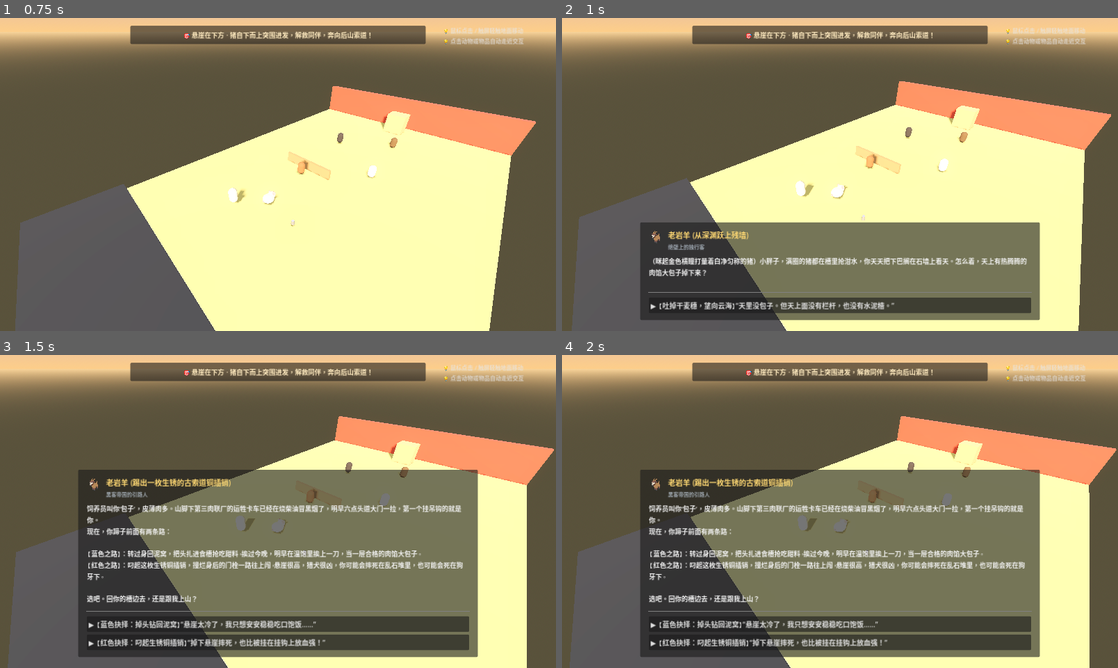
Above: before the commit, frames 1-4 (two rows, left to right).
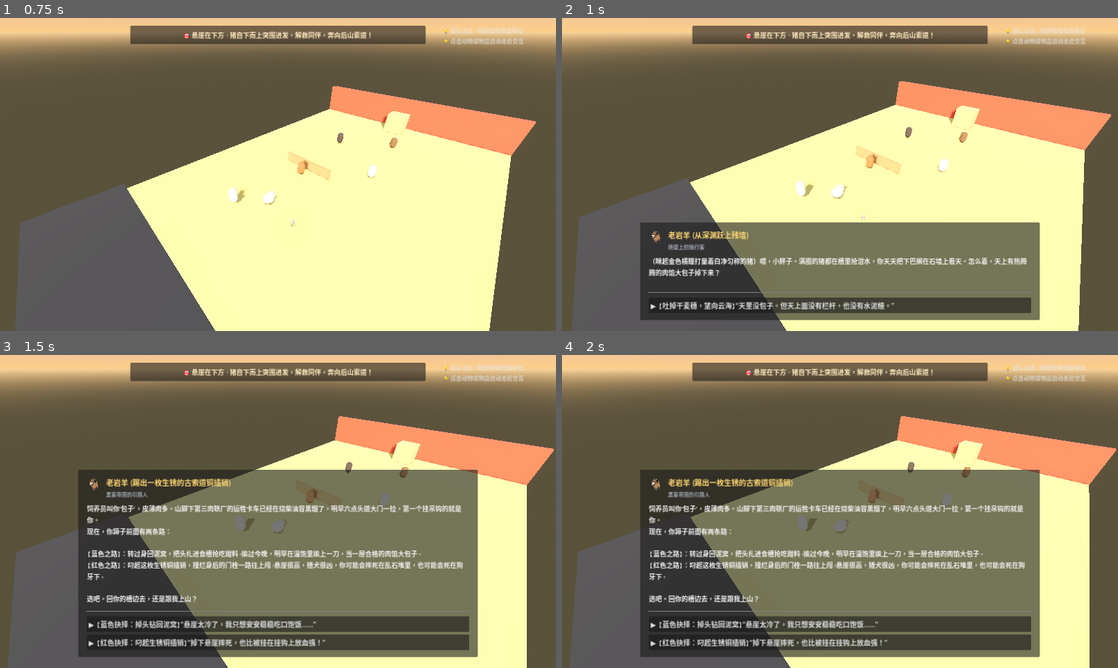
Above: after the commit, the same moments.

Repository: chenzhaoxuan0/piggame
Game: Godot game, scene res://scenes/ui/character_selection.tscn
Two runs of this game, one before a commit and one after it. Both use one fixed random seed, a clock stepped at 60 frames per second and the inputs below.
Inputs:
- Up to frame 1 (0.75 s): click "做特立独行的猪 (开始)" at 0.5 s
- Up to frame 2 (1 s): no input
- Up to frame 3 (1.5 s): click "▶ 【吐掉干麦穗，望向云海】'天里没包子。但天上面没有栏杆…" at 1.25 s
- Up to frame 4 (2 s): no input

Frame 1 is identical in both runs. In frame 2, 0.8% of the frame differs, in the area x 15-84%, y 76-83%; in frame 3, less than 0.1%; in frame 4, less than 0.1%.

Commit message:
feat(story): refine character interactions, midlife horse arc, and human vs pig showdown

Diff:
--- a/scripts/core/dialogue_manager.gd
+++ b/scripts/core/dialogue_manager.gd
@@ -1,13 +1,14 @@
 extends Node
 
-# Dialogue Manager (黑客帝国抉择 · 行动觉醒 · 英雄蜕变)
-# 核心机制：
-# 1. 开局老岩羊黑客帝国式红蓝二元抉择，直接对应两个结局与成就标识；
-# 2. 蓝选：回泥坑吃甜料，触发【结局一：安稳的肉馅】，解锁成就【温热的泥浆】；
-# 3. 红选：叼起生锈铜插销冲破木栓，解锁成就【红色的生锈插销】，进发正线；
-# 4. 牛羊马拥有生产/役用价值，转变不急，以具体行动表现心境（牛喝水、羊晒毛、马嚼野草）；
-# 5. 去除羊舍小鸟的突兀情节，专注羊毛本性与阳光；
-# 6. 钟楼宝可梦式回合制演播对战，索道结局二解锁成就【特立独行的先驱】。
+# Dialogue Manager (黑客帝国抉择 · 行动觉醒 · 人猪对决终定本)
+# 核心机制与细节修正：
+# 1. 序幕黑客帝国红蓝二元抉择（蓝：温热的泥浆 / 红：红色的生锈插销）；
+# 2. 角色互不相识，相遇时互道来历与身份；
+# 3. 牛遇到的是一时的花岗岩大石块，卸轭后去水渠喝水；
+# 4. 羊毛改与“工业耐磨硬毡垫”对比，羊走出阴暗去阳光下晒毛；
+# 5. 马为中年良驹，执念于41秒纪录金牌，殊不知已被年轻马打破6秒（35秒），后探头嚼栏外野草；
+# 6. 删去钟楼场景，终点闸门前为人类主管（周主管）手持电击棍与猪的宝可梦式意志对战；
+# 7. 删去猪挖水渠设定，崖口对老张进行纯粹生命对话，索道滑入旷野达成结局二【特立独行的先驱】。
 
 signal dialogue_started(node_data: Dictionary)
 signal dialogue_advanced(step: int)
@@ -15,12 +16,12 @@
 signal will_acquired(will_type: String)
 
 var dialogue_tree = {
-	# --- 序幕：悬崖晨雾与老岩羊 (黑客帝国式红蓝二元抉择) ---
+	# --- 序幕：悬崖晨雾与老岩羊 (黑客帝国红蓝抉择) ---
 	"cliff_goat_intro": {
 		"speaker": "老岩羊 (从深渊跃上残墙)",
 		"avatar": "🐐",
 		"title": "绝壁上的独行客",
-		"content": "（眯起金色横瞳打量着白净匀称的猪）小胖子，满圈的猪都在槽里抢泔水，你天天把下巴搁在石墙上看天。怎么着，天上有热腾腾的肉馅大包子掉下来？",
+		"content": "（眯起金色横瞳打量着白净匀称的猪）喂，小胖子。满圈的猪都在槽里抢泔水，你天天把下巴搁在石墙上看天。怎么着，天上有热腾腾的肉馅大包子掉下来？",
 		"options": [
 			{
 				"text": "【吐掉干麦穗，望向云海】“天里没包子。但天上面没有栏杆，也没有水泥槽。”",
@@ -68,25 +69,25 @@
 
 	# --- 试炼1：老黄牛 ➔ 卸轭喝水 ➔ 汲取【坚忍之骨】 ---
 	"aniu_interaction": {
-		"speaker": "阿牛 (深陷泥垄的老耕牛)",
+		"speaker": "阿牛 (深陷黑泥的老耕牛)",
 		"avatar": "🐂",
 		"title": "死命拉犁的苦役者",
-		"content": "（呼哧喷着粗重白沫，双眼通红死磕）别挡道！今天还有两亩地……只要我再多流一把汗，就没有翻不过去的泥！",
-		"options": [
-			{
-				"text": "【硬鼻梁顶开深泥，露出卡死在基岩上的卷刃犁头】“牛大叔，下面是花岗岩床！”",
+		"content": "（通红着眼呼哧喘着粗沫）滚开！别挡道！……你是一头白猪？！从哪冒出来的？快让开，别挡我的犁沟！今天还有两亩地，只要我咬紧牙再拼一把力气，这道坎就能犁过去！",
+		"options": [
+			{
+				"text": "【走上前打招呼并查看泥下】“我从山下破圈跑出来的。大叔，你犁头不对劲！”",
 				"next": "aniu_solved"
 			}
 		]
 	},
 	"aniu_solved": {
-		"speaker": "一口猪",
+		"speaker": "一口猪 (拱开泥浆)",
 		"avatar": "🐷",
 		"title": "一口猪",
-		"content": "犁头早就卷了，你再拉，断的是自己的大筋。农场还指望你翻地，不会今晚杀你，你犯不着在这儿钻牛角尖。",
-		"options": [
-			{
-				"text": "看着老牛怔怔愣住，慢慢用牛角顶开牛轭……",
+		"content": "大叔，你别死拼了！下面埋着一块磨盘大的花岗岩大石块！你以为是一时的硬泥，其实犁头早就卡在石头上拉卷刃了。再硬拉下去，石头碎不了，断的是你自己的大筋！农场指望你耕地，不会今晚杀你，你犯不着在这儿钻牛角尖！",
+		"options": [
+			{
+				"text": "老牛看着露出的灰白顽石与卷曲犁头，那股死磕的蛮劲忽然泄了……",
 				"next": "aniu_drink_water"
 			}
 		]
@@ -95,7 +96,7 @@
 		"speaker": "阿牛 (卸轭喝水)",
 		"avatar": "🐂",
 		"title": "停步的老耕牛",
-		"content": "（老牛没有多说什么，它默默踩着泥水走到旁边的石水渠边，低下头长长地痛饮了一大口清凉甘甜的泉水）\n（嘴边滴着清水，看着远山，轻轻喷出一口白汽。它七年来第一次在劳作中停下喝水）",
+		"content": "（老牛没有多说什么，它默默顶开磨破皮肉的沉重木轭）\n（踩着黏稠泥水走到旁边的石水渠边，低下头长长地痛饮了一大口清凉甘甜的泉水。嘴边滴着清水，看着远山喷出一口白汽。它七年来第一次在劳作中停下喝水）",
 		"options": [
 			{
 				"text": "【猪心中触动】从盲目死拼到从容止步……这就是扛得起风浪的坚忍之骨！",
@@ -107,7 +108,7 @@
 		"speaker": "特立独行的猪 (领悟)",
 		"avatar": "🐷",
 		"title": "【意志觉醒：坚忍之骨】",
-		"content": "老牛那如铁塔般驻足喝水的沉稳身影印入猪的心底：\n牛有耕作价值，可以缓缓；而自己明早就要出栏！\n但自由需要这般扎根大地的沉稳力量——猪获得了【坚忍之骨】！",
+		"content": "老牛那如铁塔般驻足喝水的沉稳身影印入猪的心底：\n牛有耕作价值，可以缓缓；而自己明早就要出栏！\n但突围正需要这般扎根大地的沉稳力量——猪获得了【坚忍之骨】！",
 		"options": [
 			{"text": "带着坚忍之骨，继续向上挺进！", "next": ""}
 		]
@@ -118,10 +119,22 @@
 		"speaker": "绵绵 (缩在阴暗草垛角落的小羊)",
 		"avatar": "🐑",
 		"title": "被指标击碎自尊的小羊",
-		"content": "（木栏贴着‘三等残次：毛质细软，无法纺制工业耐磨帆布’，满眼含泪）阿猪哥……我的毛太软了，连做麻袋的资格都没有，我是不是全农场最没用的废物？",
-		"options": [
-			{
-				"text": "【一脚踢烂残次牌】“帆布是装煤炭的，你的毛生来是御寒的宝贝！”",
+		"content": "（木栏贴着‘三等残次：纤维过细过软，缺乏刚性，无法压制工业耐磨硬毡垫’，眼角挂着泪，戒备地往后缩）\n你……你是谁？我从没在羊棚见过你……你是一头猪？你怎么跑到这里来了……",
+		"options": [
+			{
+				"text": "【温和介绍并走向前】“我从下头的下栏破猪圈跑出来的，他们叫我‘包子’。你呢，为什么躲在暗处哭？”",
+				"next": "mianmian_intro_reply"
+			}
+		]
+	},
+	"mianmian_intro_reply": {
+		"speaker": "绵绵 (抽泣)",
+		"avatar": "🐑",
+		"title": "二号棚细毛绵羊",
+		"content": "我是二号棚的细毛绵羊……他们说我的毛太细太软了，压不成机床底下的工业防震硬毡垫，连工业边角料都算不上……我是不是全农场最差的一只羊……",
+		"options": [
+			{
+				"text": "【一脚踢飞残次破木牌】“机修厂的工业毡垫是垫机床吸机油的！”",
 				"next": "mianmian_advice"
 			}
 		]
@@ -130,10 +143,10 @@
 		"speaker": "一口猪",
 		"avatar": "🐷",
 		"title": "一口猪",
-		"content": "你长得像天上的云彩一样软，天生是给人保暖御寒的，何必硬要去装煤炭？农场还要剪你的毛，你又没有生命危险，何必躲在阴暗角落里自卑？",
-		"options": [
-			{
-				"text": "小羊怔怔看着自己身上的绒毛，迈步走向阳光……",
+		"content": "工业硬毡垫当然要粗硬得像铁丝才压不烂。可你的毛长得像天上的云彩一样轻柔，天生是用来做贴身保暖软衣的！他们工厂里只有粗活，拿机修垫子的粗尺来量你，那是他们的局限。农场还要靠你年年剪毛，你又没有生命危险，何必躲在这儿自卑？",
+		"options": [
+			{
+				"text": "小羊怔怔看着自己身上的白色绒毛，慢慢迈步走出阴影……",
 				"next": "mianmian_sunbathe"
 			}
 		]
@@ -142,10 +155,10 @@
 		"speaker": "绵绵 (漫步至阳光下)",
 		"avatar": "🐑",
 		"title": "晒毛的小绵羊",
-		"content": "（小羊抖了抖身子，把身上的草屑抖落，一身蓬松雪白的卷毛舒展开来）\n（它迈着轻巧的小蹄子走出阴暗角落，在破屋顶漏下的金黄阳光中舒服地趴下，把下巴搭在暖木板上，惬意地闭上了眼睛）",
-		"options": [
-			{
-				"text": "【猪心中明澈】跳出虚妄的刻板标尺，拥抱自身的真实价值……这就是洞察之眸！",
+		"content": "（小羊站起身抖了抖身子，把身上的草屑灰尘抖落，一身蓬松雪白的卷毛舒展开来如云朵般纯净）\n（它迈着轻细的小蹄子走出潮湿角落，在破屋顶漏下的一缕金黄阳光中舒服地趴下晒毛，把下巴搭在干木板上，惬意地闭上了眼睛）",
+		"options": [
+			{
+				"text": "【猪心中明澈】跳出虚妄刻板的单一标尺，拥抱自身的真实价值……这就是洞察之眸！",
 				"next": "learn_sheep_will"
 			}
 		]
@@ -160,15 +173,27 @@
 		]
 	},
 
-	# --- 试炼3：烈马 ➔ 探头嚼草 ➔ 汲取【疾风之步】 ---
+	# --- 试炼3：烈马 ➔ 探头嚼野草 ➔ 汲取【疾风之步】 ---
 	"zhuifeng_interaction": {
-		"speaker": "追风 (双眼圆睁的黑色骏马)",
+		"speaker": "追风 (双眼圆睁的中年黑色骏马)",
 		"avatar": "🐎",
 		"title": "泥圈中盲奔的自欺者",
-		"content": "（在50米椭圆泥圈疯狂狂奔，双眼大睁却死死盯住前方的红旗）别挡道！我这一圈配速41秒！只要我跑满三万步，我就是全场速度冠军！",
-		"options": [
-			{
-				"text": "【站在朽烂木栏旁大喝】“追风！你眼睛睁得这么大，每一圈踩的都是前一圈的泥印！”",
+		"content": "（在50米椭圆泥圈疯狂狂奔，疾驰掠过，大声暴喘）闪开！别挡道！……你打哪来的？！一只肥猪怎么敢闯进赛道？！",
+		"options": [
+			{
+				"text": "【站在木栏外喊道】“我从下面的破圈跑出来的！大叔，你跑这么急是要赶去哪？！”",
+				"next": "zhuifeng_horse_intro"
+			}
+		]
+	},
+	"zhuifeng_horse_intro": {
+		"speaker": "追风 (狂傲暴喘)",
+		"avatar": "🐎",
+		"title": "曾获金牌的中年追风",
+		"content": "我是这里的速度良驹‘追风’！我在跑配速！这一圈我跑了41秒！只要我今天跑满三万步，维持住41秒的成绩，终点看台上的速度冠军金牌就还是我的！",
+		"options": [
+			{
+				"text": "【指着看台上挂着的金牌纪录板】“大叔，看台上的纪录去年就换了！”",
 				"next": "zhuifeng_awaken"
 			}
 		]
@@ -177,10 +202,10 @@
 		"speaker": "一口猪",
 		"avatar": "🐷",
 		"title": "一口猪",
-		"content": "木栏杆只有半人高，早就朽烂了，外面就是八百里草甸！农场还要靠你当门面，又没人拿刀架着你，你何必睁着眼睛骗自己？",
-		"options": [
-			{
-				"text": "烈马四蹄在泥中犁出四道深痕，猛然刹住步子……",
+		"content": "大叔！你看台上的纪录牌去年就换了！现在的头名是三号棚新来的纯血小马，35秒，比你当年快了整整6秒！农场早就一年没给你排过比赛了。半人高的木栏杆早朽烂了，外面就是八百里草甸！农场把你当退役良驹养着，又没人逼你，你何必死守着三年前的41秒，睁着眼睛骗自己？",
+		"options": [
+			{
+				"text": "烈马四蹄在泥中犁出四道深痕，伴随粗重喘息，猛然刹住步子……",
 				"next": "zhuifeng_graze"
 			}
 		]
@@ -188,8 +213,8 @@
 	"zhuifeng_graze": {
 		"speaker": "追风 (探头啃食栏外野草)",
 		"avatar": "🐎",
-		"title": "品尝野味的千里马",
-		"content": "（烈马缓步走到了朽烂木栏边，把长长的马头伸出围栏外，悠闲地低头啃食起荒坡上生长的一丛苦野草）\n（一边嚼着带有泥土清香的野苜蓿，一边慢悠悠地甩着尾巴。跑圈的循环魔咒在这一口青草中烟消云散）",
+		"title": "品尝野味的中年骏马",
+		"content": "（烈马转头看着35秒的新纪录板，又看了看自己蹄下踩了千万次的泥槽）\n（它缓步走到朽烂木栏边，把长长的马头伸出围栏外，悠闲地低头啃食起荒坡上生长的一丛苦野草。一边嚼着带有泥土清香的野苜蓿，一边慢悠悠地甩着尾巴。跑圈的狂躁执念彻底烟消云散）",
 		"options": [
 			{
 				"text": "【猪热血沸腾】从被动跑圈到掌握自己的奔跑节律……这就是破阵的疾风之步！",
@@ -203,54 +228,66 @@
 		"title": "【意志觉醒：疾风之步】",
 		"content": "烈马从容咀嚼野草的神态，让猪真正理解了速度的真谛——速度不是为了在磨道里取悦看客，而是为了奔向广袤天地！\n猪获得了【疾风之步】：极速穿梭、雷霆破阵的无上迅疾！三大意志齐聚！",
 		"options": [
-			{"text": "昂首阔步，向中央红砖钟楼发起冲刺！", "next": ""}
-		]
-	},
-
-	# --- 决战：钟楼顶层 (宝可梦式回合制演播对战) ---
+			{"text": "昂首阔步，向后山大铁闸门发起冲刺！", "next": ""}
+		]
+	},
+
+	# --- 决战：后山大铁闸门前 (人猪对战：宝可梦式回合制演播) ---
 	"ordeal_encounter": {
-		"speaker": "管家犬 老张 (手握电闸铁锁)",
-		"avatar": "🐕",
-		"title": "示范农庄大统领",
-		"content": "【意志对决展开：特立独行的猪 VS 管家犬老张】\n老张使用技能【加料豆饼与金项圈】：“阿猪！回头吧！戴上模范金项圈，细料管饱！何必跳崖送死？！”\n猪发动技能【牛之坚忍·真理诘问】：“金项圈能嚼得动吗？！吃得再饱也是待宰的肉！”\n老张信条大动摇！",
-		"options": [
-			{
-				"text": "【第二回合：老张发动规矩威吓，猪释放羊之洞察·看穿虚妄！】",
+		"speaker": "农场人类主管·周主管 (手持高压电击棍)",
+		"avatar": "🧑‍🌾",
+		"title": "生猪繁育主管",
+		"content": "【终极意志对决开始！】\n野生的一口猪（Lv.99 特立独行形态） VS 农场主管·周主管 (手持高压电击棍)\n\n周主管使用了技能【高产指标与甜料诱惑】！\n周主管：“047号！皮薄肉多的包子！你竟然敢从圈里跑出来？！明早六点肉联厂的车就要来装货了，老老实实滚回秤上去，今晚给你加满甜麦麸！”",
+		"options": [
+			{
+				"text": "【猪触发牛之坚忍·发动反击】“甜料再甜也是买命的饵！你们养我不是为了善待，是为了按斤称肉！”",
 				"next": "ordeal_turn_2"
 			}
 		]
 	},
 	"ordeal_turn_2": {
-		"speaker": "管家犬 老张 (信念崩溃边缘)",
-		"avatar": "🐕",
-		"title": "示范农庄大统领",
-		"content": "老张狂吠：“混账！没有规矩，这天底下怎么转？！离开大院，外面全是吃骨头的狼！”\n猪使用技能【羊之洞察·破除迷妄】：“规矩是装煤的破麻袋！你们怕的不是外面的狼，你们是怕看见自己跪了一辈子！”\n老张信念值归零！孤注一掷绝命扑杀！",
-		"options": [
-			{
-				"text": "【终极回合：凝聚马之疾风爆发，释放终极技能·真理冲撞！】",
+		"speaker": "农场人类主管·周主管 (恼羞成怒)",
+		"avatar": "🧑‍🌾",
+		"title": "体制管理者",
+		"content": "周主管使用了技能【高压电击棍 & 肉猪天职】！\n周主管：“混账！肉猪的天职就是长肉！没有农场，你走出大门就是死路一条！”\n周主管信念值大跌！周身电弧闪烁扑面而来！",
+		"options": [
+			{
+				"text": "【猪触发羊之洞察·破除规训】“谁说长着四蹄的生灵生来就必须是肉馅？！你们订的标准，绑不住想看天的心！”",
+				"next": "ordeal_turn_3"
+			}
+		]
+	},
+	"ordeal_turn_3": {
+		"speaker": "农场人类主管·周主管 (防御彻底崩溃)",
+		"avatar": "🧑‍🌾",
+		"title": "崩溃的主管",
+		"content": "周主管信念归零，陷入混乱！孤注一掷挥舞电击棍扑面猛砸！\n猪凝聚了【马之疾风爆发】！释放终极技能【真理冲撞·铁嘴破门】！",
+		"options": [
+			{
+				"text": "【终极一跃】用坚硬如生铁的猪鼻梁，狠狠撞飞电击棍，猛烈撞碎大铁锁！",
 				"next": "ordeal_break_switch"
 			}
 		]
 	},
 	"ordeal_break_switch": {
-		"speaker": "特立独行的猪 (铁头真理一击)",
-		"avatar": "🐷",
-		"title": "凝聚三种意志的英雄",
-		"content": "轰————！猪借力腾空一跃，用坚硬如生铁的猪鼻梁，狠狠撞击在全庄高压总配电闸上！\n漫天刺目的电弧与火花如暴雨般撕裂夜空！探照灯与尖啸喇叭全线熄灭！浩瀚璀璨的银河星空毫无保留地洒满人间！",
-		"options": [
-			{"text": "在觉醒的群星注视下，奔赴最上方悬崖索道！", "next": "cablecar_climax"}
-		]
-	},
-
-	# --- 终章：索道崖口度化老张 (结局二：旷野归途) ---
+		"speaker": "特立独行的猪 (破门一击)",
+		"avatar": "🐷",
+		"title": "冲破牢笼的英雄",
+		"content": "轰————！厚重的大铁锁应声崩断！高耸的大铁门向两侧轰然洞开！\n周主管跌坐在地，电击棍在地上嗞嗞冒着火星，惊骇地看着猪冲出铁门！\n大门之外，通向后山悬崖索道的石径在漫天月色与群星中豁然开朗！",
+		"options": [
+			{"text": "在群星注视下，奔赴最上方后山悬崖索道！", "next": "cablecar_climax"}
+		]
+	},
+
+	# --- 终章：后山索道崖口度化老张 (结局二：旷野归途) ---
 	"cablecar_climax": {
 		"speaker": "管家犬 老张 (瘫坐在地)",
 		"avatar": "🐕",
-		"title": "失落的守门犬",
-		"content": "（追到崖口，眼眶发红，抓着脖子上的纯铜铃铛大哭）阿猪……电闸碎了，规矩没了……明天大门打开，谁来管它们？没有农庄，我们怎么活啊……",
-		"options": [
-			{
-				"text": "【递上用泥巴绘就的《后山自流水渠图》】“老张，引水渠我全看明白了。”",
+		"title": "迷茫的守门犬",
+		"content": "（独自追到崖口，眼眶发红，抓着脖子上的纯铜铃铛大哭）门被砸烂了……规矩没了……明天大门打开，谁来管它们？没有农庄，我们怎么活啊……",
+		"options": [
+			{
+				"text": "【平静地走到索道木吊厢前】“老张，我只是一头猪。”",
 				"next": "cablecar_redemption"
 			}
 		]
@@ -258,8 +295,8 @@
 	"cablecar_redemption": {
 		"speaker": "特立独行的猪",
 		"avatar": "🐷",
-		"title": "生命的渡人者",
-		"content": "大地从来不需要鞭子，春天到了，草自会发芽。\n铜铃你摇得很响，但山风更大。别替笼子守门了，你也该卸下铃铛，去草地上打个滚了！",
+		"title": "特立独行的先驱",
+		"content": "我只是一头猪。我没有给这农场留下过任何东西，但我也不欠这农场任何东西。\n铜铃你摇得很响，但山风更大。你是一只狗，不是挂在大门上的铁锁。\n门已经开了，你也该卸下铃铛，去草地上打个滚了！",
 		"options": [
 			{
 				"text": "【老张泪流满面，亲手解下铜铃抛入清泉】跃入木吊厢，推入生锈铜插销！",
--- a/scripts/levels/office_level_1.gd
+++ b/scripts/levels/office_level_1.gd
@@ -69,7 +69,7 @@
 		open_dialogue("zhuifeng_interaction")
 		will_horse = true
 		check_hero_progress()
-	elif target.is_in_group("npc_laozhang"):
+	elif target.is_in_group("npc_laozhang") or target.is_in_group("npc_supervisor"):
 		open_dialogue("ordeal_encounter")
 		power_cut = true
 		check_hero_progress()
@@ -86,9 +86,9 @@
 	if will_horse: wills.append("疾风之步")
 
 	if will_ox and will_sheep and will_horse and not power_cut:
-		objective_label.text = "🎯 三大意志已凝聚【坚忍之骨·洞察之眸·疾风之步】！向中央红砖钟楼冲锋，撞碎高压总闸！"
+		objective_label.text = "🎯 三大意志已凝聚【坚忍之骨·洞察之眸·疾风之步】！向后山铁闸门冲锋，击溃人类主管破门！"
 	elif power_cut:
-		objective_label.text = "🌟 高压电闸已碎，星空现世！在觉醒群星注视下，奔赴最上方悬崖索道！"
+		objective_label.text = "🌟 大铁锁已碎，大门洞开！在群星注视下，奔赴最上方悬崖索道！"
 	else:
 		var status = "、".join(wills) if wills.size() > 0 else "无"
 		objective_label.text = "🎯 向上探索农庄 · 已领悟意志: [%s] · 继续寻访陌生同伴" % status
Not shown, changed: docs/GDD_GAME_DESIGN.md
Not shown, changed: docs/PIG_STORY_LINE_FULL.md
